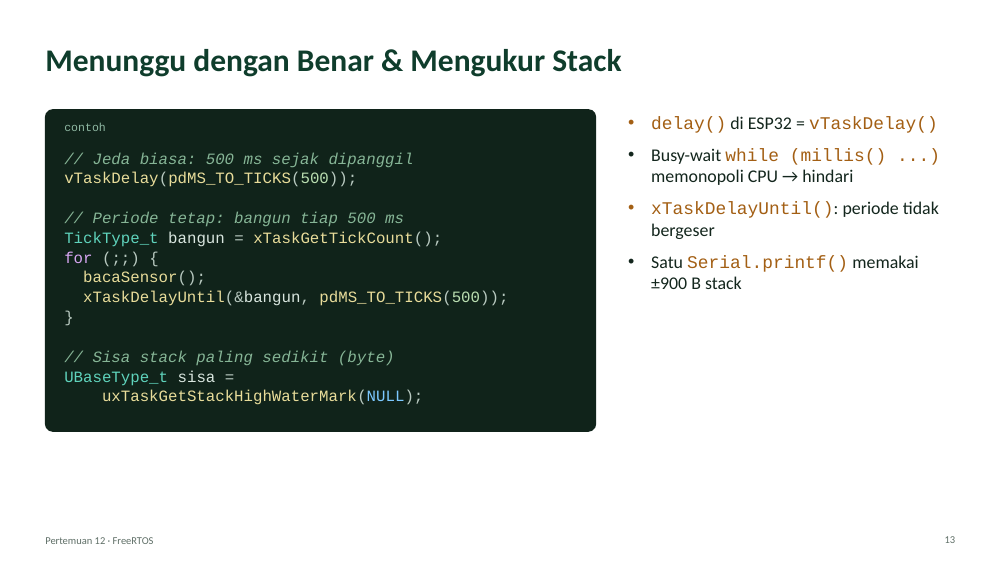
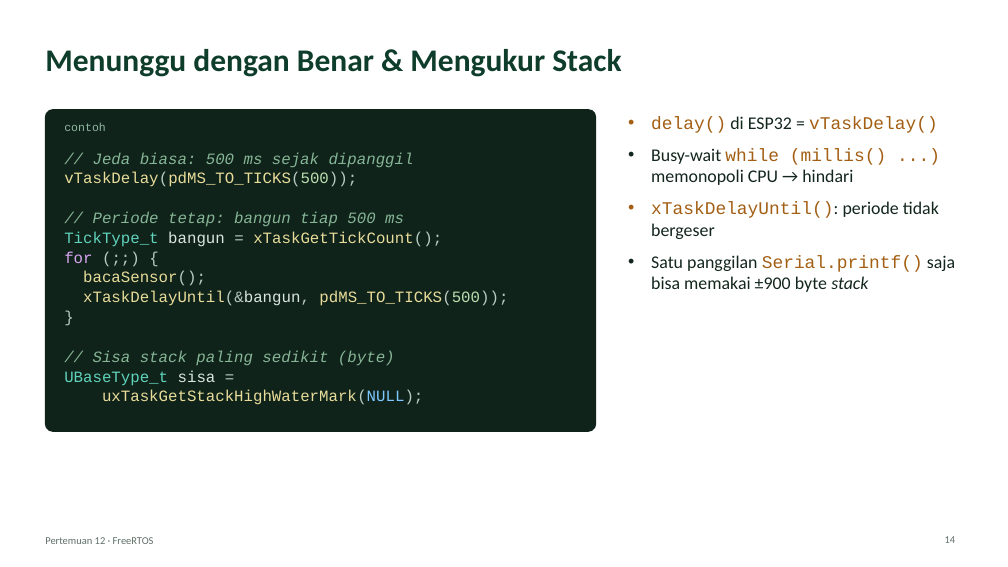
Before and after one commit to antonprafanto/embeddedsystem, a slide deck: slide 14 of slide/pptx/P12-FreeRTOS.pptx (slide 13 before the commit). Drawn at 1008x567 pixels with LibreOffice and Linux fonts; fonts in the diff are those of the drawing. Boxes give left, top, right and bottom in pixels: in the first picture for what was removed or moved away, otherwise in the second. Text is boxed around its words. In the diff, an @@ line names an element or a change of style, - is before the commit and + after.

```diff
--- a/slide/pptx/P12-FreeRTOS.pptx
+++ b/slide/pptx/P12-FreeRTOS.pptx
@@ text at box(651, 255, 955, 292): text changed @@
-• Satu Serial.printf() memakai ±900 B stack
+• Satu panggilan Serial.printf() saja bisa memakai ±900 byte stack
```
Also in this commit, not shown: 1 other slide changed, 1 slide added, 27 other files.
